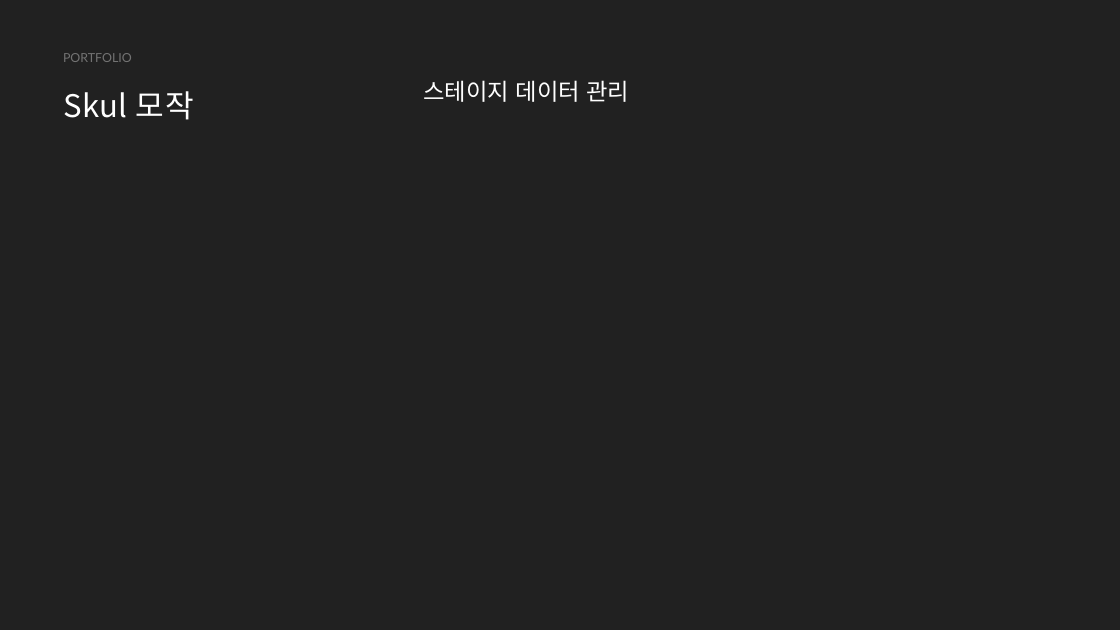
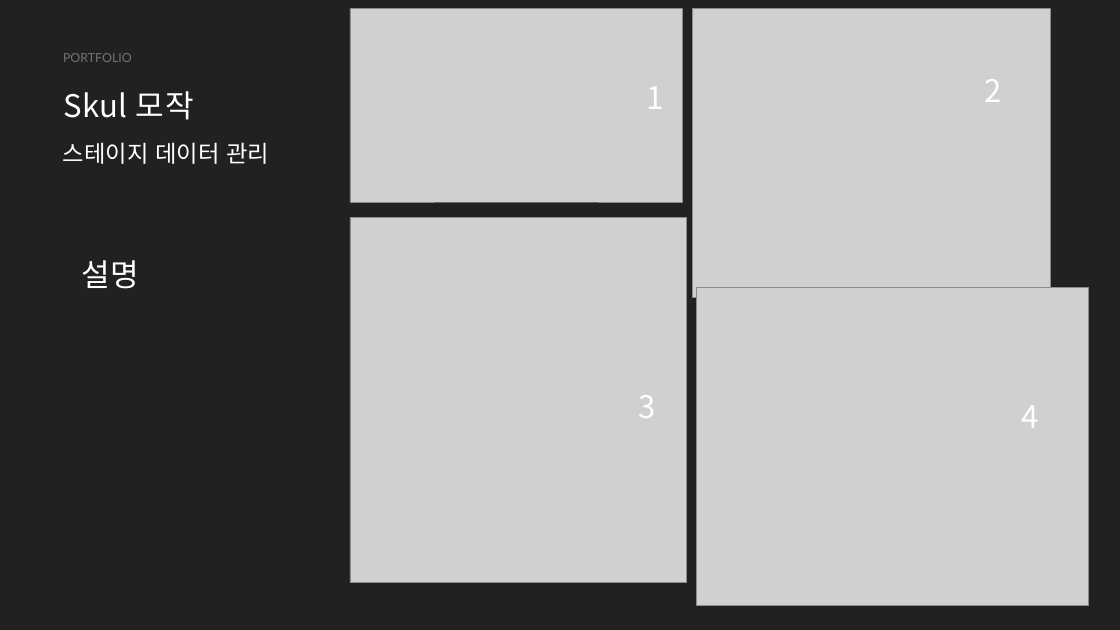
Before and after one commit to hanabi2356/Skul, a slide deck: slide 7 of 포트폴리오.pptx. Drawn at 1120x630 pixels with LibreOffice and Linux fonts; fonts in the diff are those of the drawing; grey boxes stand for pictures. Boxes give left, top, right and bottom in pixels: in the first picture for what was removed or moved away, otherwise in the second. Text is boxed around its words. In the diff, an @@ line names an element or a change of style, - is before the commit and + after.

```diff
--- a/포트폴리오.pptx
+++ b/포트폴리오.pptx
@@ picture added at <box>350,8,683,202</box> @@
@@ picture added at <box>692,8,1049,297</box> @@
@@ text added at <box>646,87,663,109</box>, 40 pt, text #FFFFFF @@
+1
@@ text added at <box>985,79,1002,102</box>, 40 pt, text #FFFFFF @@
+2
@@ text "스테이지 데이터 관리": place and size @@
-text "스테이지 데이터 관리" at <box>423,80,629,102</box>
+text "스테이지 데이터 관리" at <box>63,142,269,164</box>
@@ picture added at <box>350,217,687,582</box> @@
@@ text added at <box>82,260,140,289</box>, 40 pt, text #FFFFFF @@
+설명
@@ picture added at <box>697,288,1088,605</box> @@
@@ text added at <box>638,395,655,418</box>, 40 pt, text #FFFFFF @@
+3
@@ text added at <box>1022,406,1039,428</box>, 40 pt, text #FFFFFF @@
+4
```
Also in this commit, not shown: 6 other slides changed.
